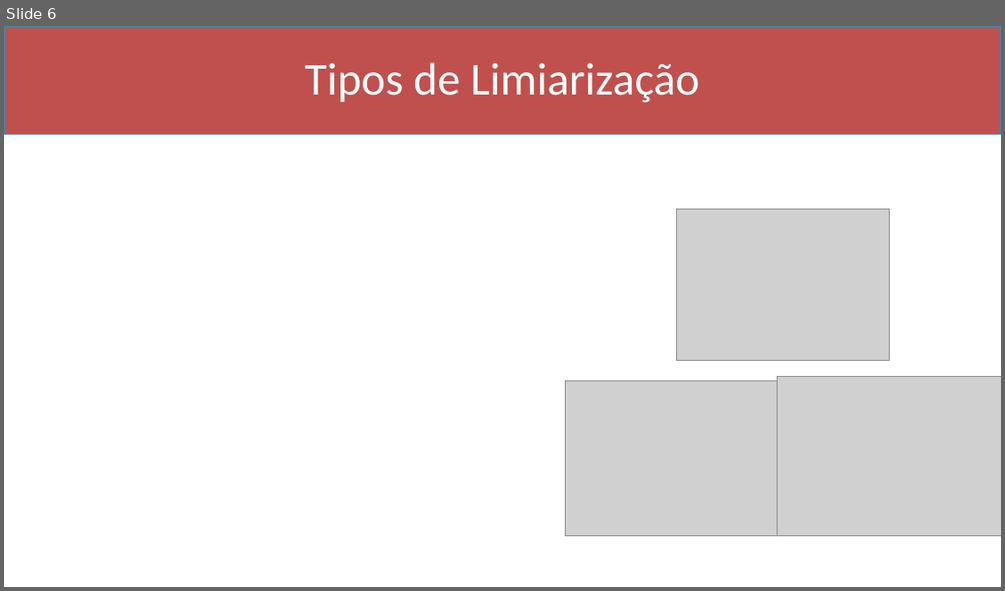
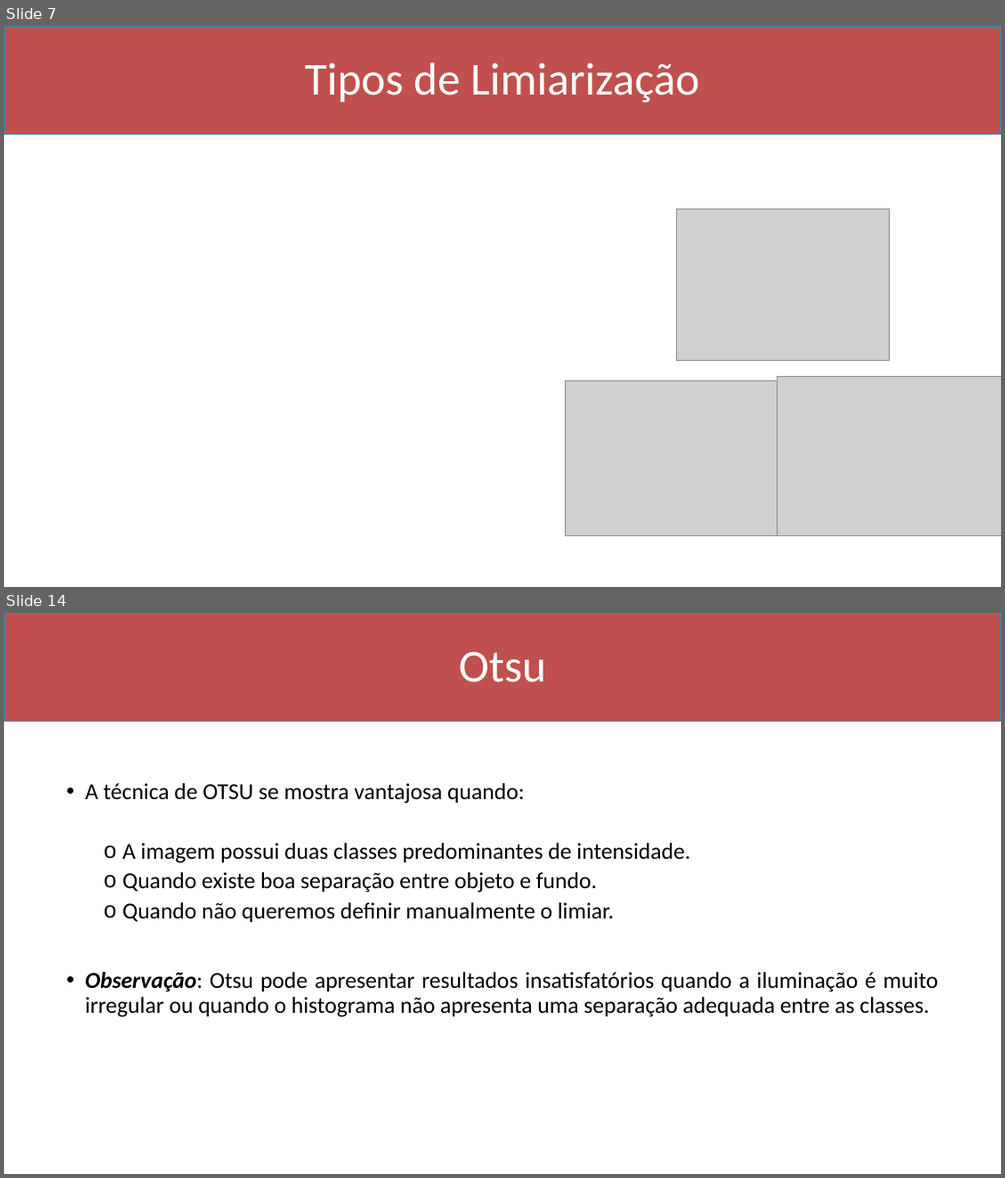
Before and after one commit to Marcio-Salmazo/Aulas, a slide deck: Processamento de Imagens/Slides/09 - Limiarizacao.pptx. Shown one above the other, each under a label of ours: slide 6 before the commit, slides 7 and 14 after it; the slides between them are not shown. The pictures are 1005x591 and 1005x1178 pixels, drawn with LibreOffice and Linux fonts; fonts in the diff are those of the drawing; grey boxes stand for pictures. Boxes give left, top, right and bottom in pixels: in the first picture for what was removed or moved away, otherwise in the second. Text is boxed around its words. In the diff, an @@ line names an element or a change of style, - is before the commit and + after.

```diff
--- a/Processamento de Imagens/Slides/09 - Limiarizacao.pptx
+++ b/Processamento de Imagens/Slides/09 - Limiarizacao.pptx
@@ slide 14 added at box(4, 613, 1001, 1174), background #FFFFFF @@
@@ rectangle added at box(4, 613, 1001, 722), fill #C0504D, outline #418AB3 1 pt @@
@@ title added at box(459, 651, 546, 682), 44 pt, text #FFFFFF @@
+Otsu
@@ text added at box(85, 783, 938, 1017), 22 pt, text #000000 @@
+• A técnica de OTSU se mostra vantajosa quando:
+  o A imagem possui duas classes predominantes de intensidade.
+  o Quando existe boa separação entre objeto e fundo.
+  o Quando não queremos definir manualmente o limiar.
+• Observação: Otsu pode apresentar resultados insatisfatórios quando a iluminação é muito irregular ou quando o histograma não apresenta uma separação adequada entre as classes.
@@ what was slide 6 is now slide 7 @@
```
Also in this commit, not shown: 1 slide changed, 7 other slides added.
